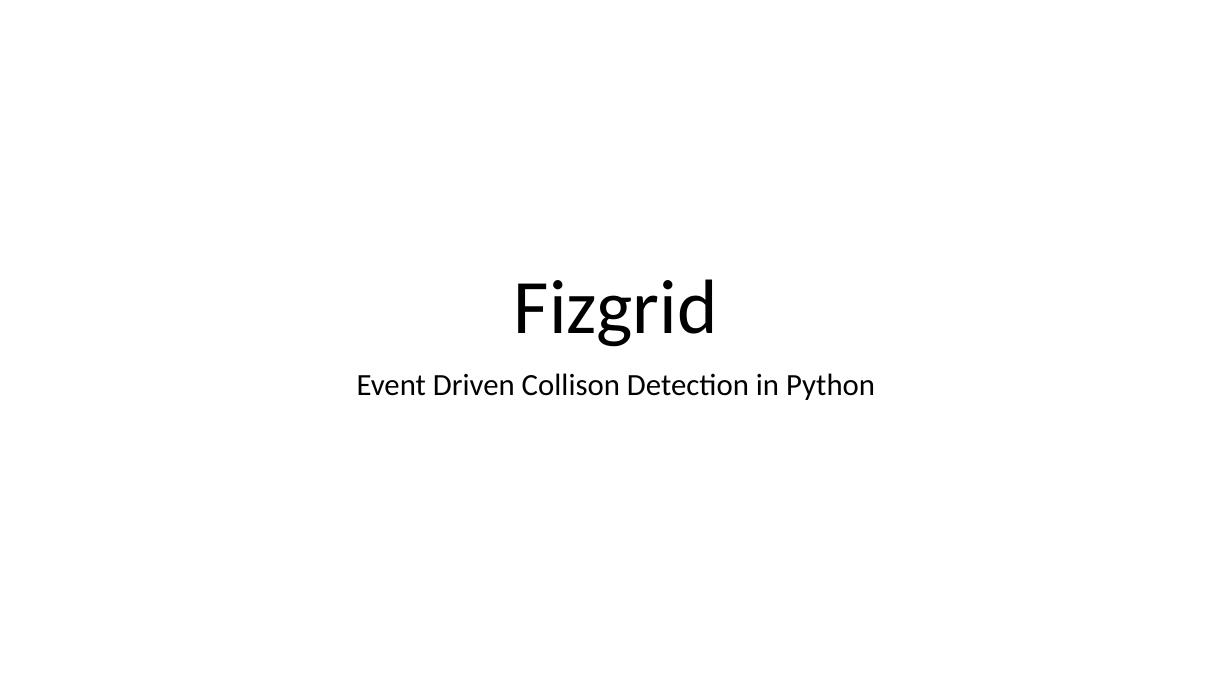
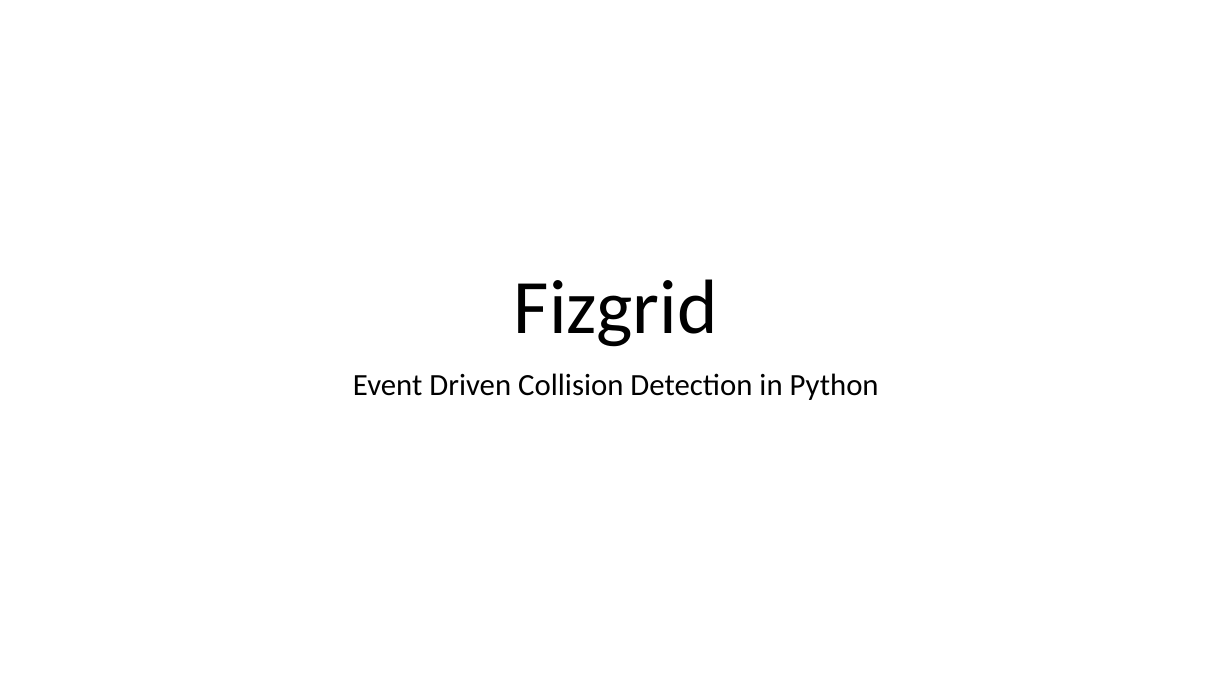
Before and after one commit to connor-makowski/fizgrid, a slide deck: slide 1 of Fizgrid.pptx. Drawn at 1232x693 pixels with LibreOffice and Linux fonts; fonts in the diff are those of the drawing. Boxes give left, top, right and bottom in pixels: in the first picture for what was removed or moved away, otherwise in the second. Text is boxed around its words. In the diff, an @@ line names an element or a change of style, - is before the commit and + after.

```diff
--- a/Fizgrid.pptx
+++ b/Fizgrid.pptx
@@ subtitle at (x1=353, y1=373, x2=879, y2=400): text changed @@
-Event Driven Collison Detection in Python
+Event Driven Collision Detection in Python
```
Also in this commit, not shown: 9 other slides changed.
